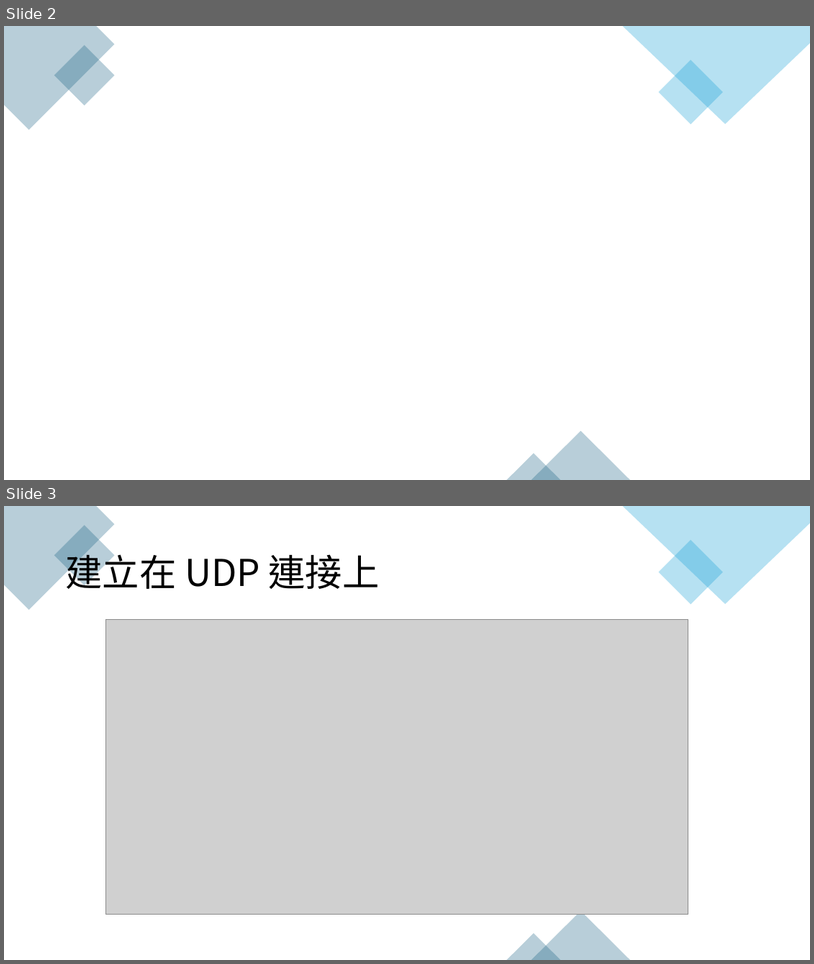
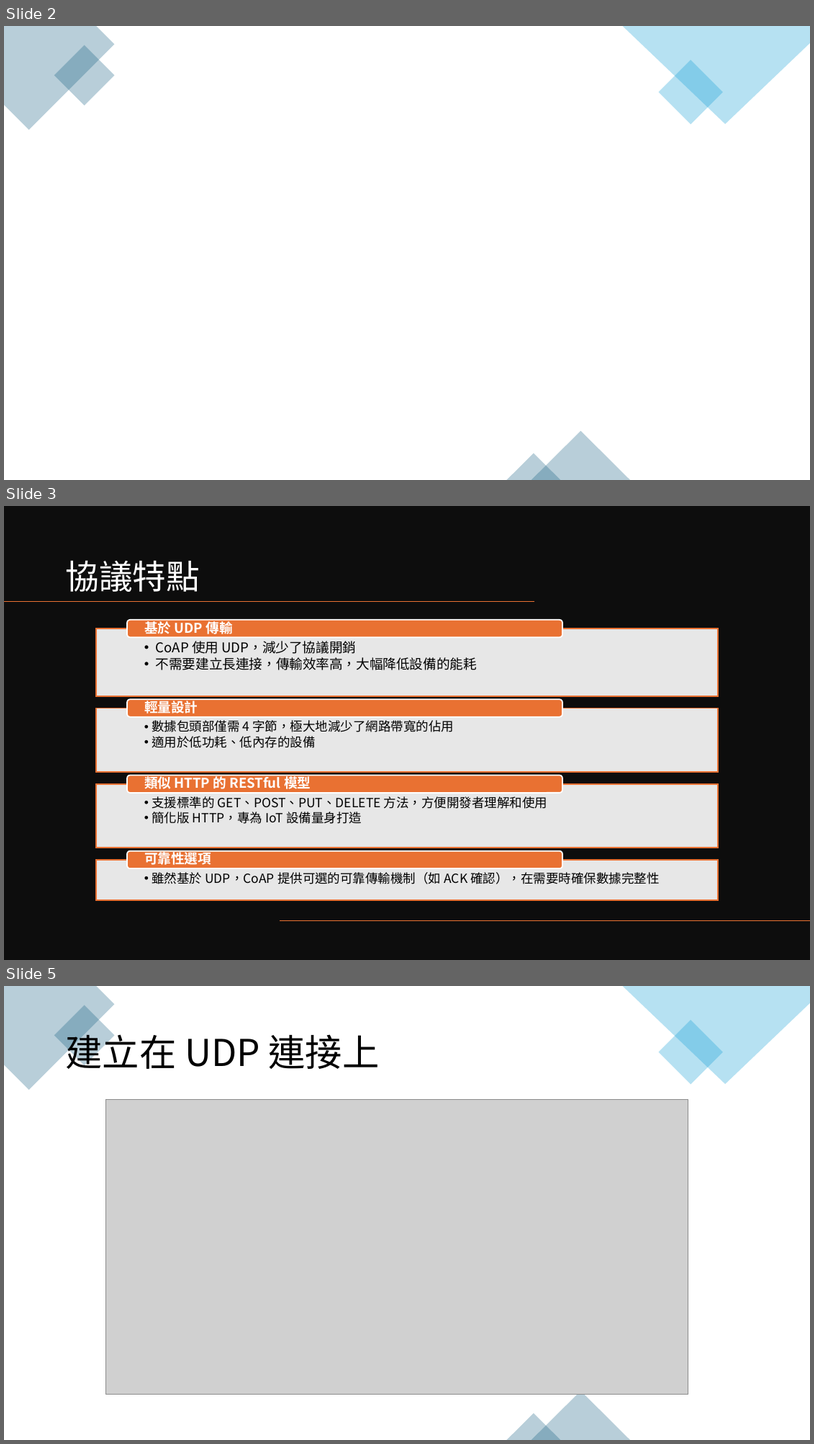
Before and after one commit to wp231/niu-aiot-course, a slide deck: 第 04 堂/CoAP 協定.pptx. Shown one above the other, each under a label of ours: slides 2 and 3 before the commit, slides 2, 3 and 5 after it; the slides between them are not shown. The pictures are 814x964 and 814x1444 pixels, drawn with LibreOffice and Linux fonts; fonts in the diff are those of the drawing; grey boxes stand for pictures; background and template pictures are left out. Boxes give left, top, right and bottom in pixels: in the first picture for what was removed or moved away, otherwise in the second. Text is boxed around its words. In the diff, an @@ line names an element or a change of style, - is before the commit and + after.

```diff
--- a/第 04 堂/CoAP 協定.pptx
+++ b/第 04 堂/CoAP 協定.pptx
@@ slide 3 added at box(4, 506, 810, 960), background #FFFFFF @@
@@ rectangle added at box(4, 506, 810, 960), fill #0D0D0D @@
@@ title added at box(65, 560, 200, 592), 40 pt, text #FFFFFF @@
+協議特點
@@ line added from (535, 602) to (4, 602), #E97132 1 pt @@
@@ group added at box(96, 618, 718, 900): 8 texts, 4 rectangles, 4 rounded rectangles @@
+  • CoAP 使用 UDP，減少了協議開銷
+  • 不需要建立長連接，傳輸效率高，大幅降低設備的能耗
+基於 UDP 傳輸
+  • 數據包頭部僅需 4 字節，極大地減少了網路帶寬的佔用
+  • 適用於低功耗、低內存的設備
+輕量設計
+  • 支援標準的 GET、POST、PUT、DELETE 方法，方便開發者理解和使用
+  • 簡化版 HTTP，專為 IoT 設備量身打造
+類似 HTTP 的 RESTful 模型
+  • 雖然基於 UDP，CoAP 提供可選的可靠傳輸機制（如 ACK 確認），在需要時確保數據完整性
+可靠性選項
@@ line added from (810, 921) to (279, 921), #E97132 1 pt @@
@@ what was slide 3 is now slide 5 @@
```
Also in this commit, not shown: 1 other slide added, 1 other file.
